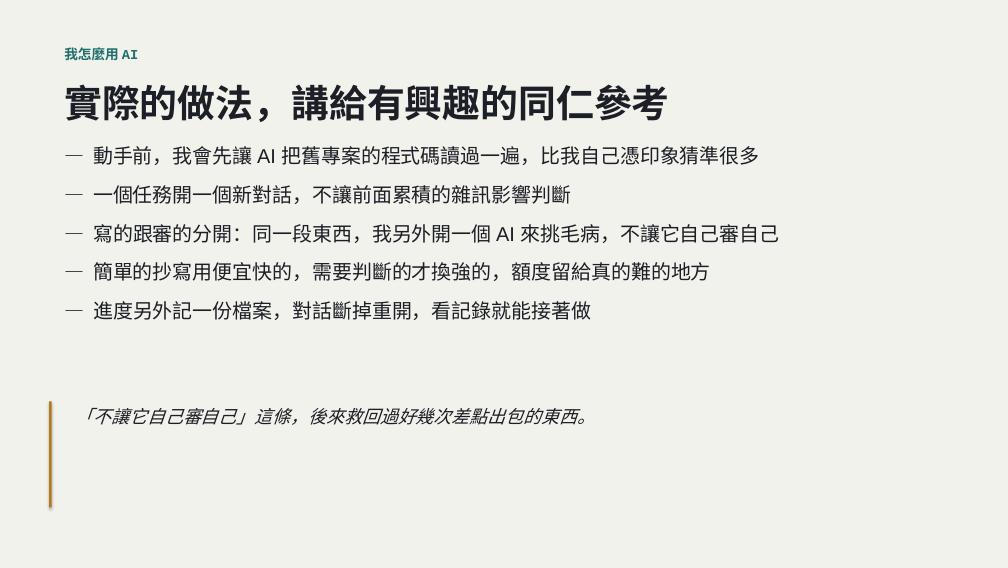
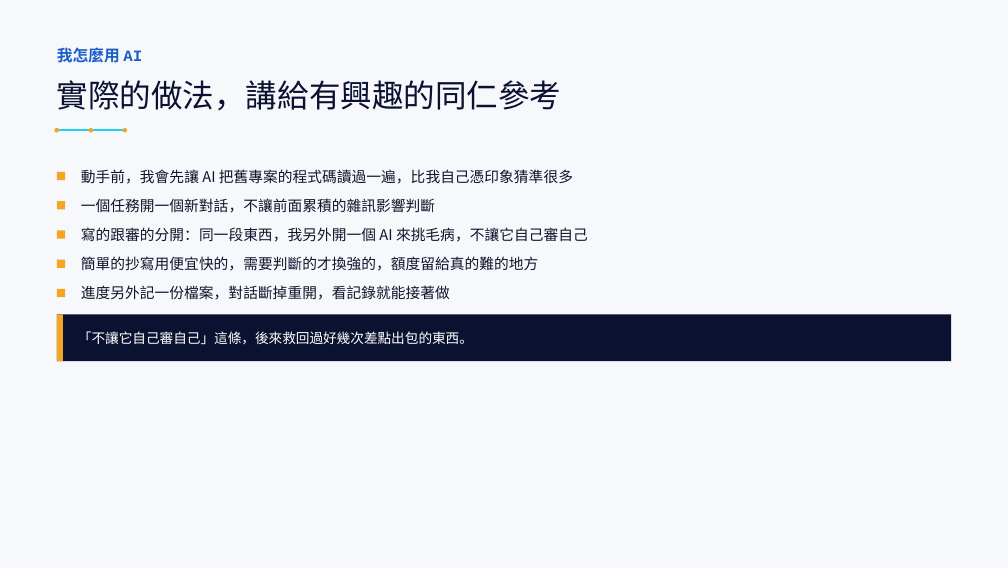
Before and after one commit to LinGaOscar/Spring-MissionBoard, a slide deck: slide 16 of docs/從HTML到SaaS_AI開發技巧回顧.pptx. Drawn at 1008x568 pixels with LibreOffice and Linux fonts; fonts in the diff are those of the drawing. Boxes give left, top, right and bottom in pixels: in the first picture for what was removed or moved away, otherwise in the second. Text is boxed around its words. In the diff, an @@ line names an element or a change of style, - is before the commit and + after.

Commit message:
docs: 簡報全 27 頁視覺重新設計
改用深靛藍／電光青／琥珀黃色系，封面與收尾 Q&A 頁改深色背景。開發歷程頁改時間軸視覺、數字統計頁改 KPI 儀表板風格、開發流程頁改流程圖、SaaS 與重構動機兩頁改左右對照面板。真實對話紀錄兩頁重新核對原始群組圖形裡的逐字內容，避免上次擷取遺漏。畫面截圖統一加外框與角標。內容全部沿用原文，純視覺改版。

```diff
--- a/docs/從HTML到SaaS_AI開發技巧回顧.pptx
+++ b/docs/從HTML到SaaS_AI開發技巧回顧.pptx
@@ background #F2F2EC to #F7F8FC @@
@@ text "我怎麼用 AI" at (57, 47, 142, 63): size 13 to 15 pt, text colour #1F6F6B to #1B5CC9; font Arial to Courier New in "我怎麼用" @@
@@ text "實際的做法，講給有興趣的同仁參考" at (57, 80, 561, 110): size 36 to 30 pt, font Arial to Noto Sans CJK SC, text colour #1C1F26 to #0B1130, bold off @@
@@ ellipse added at (54, 128, 59, 132), fill #F5A524 @@
@@ line added from (57, 130) to (125, 130), #22D3EE 1.5 pt @@
@@ ellipse added at (89, 128, 93, 132), fill #F5A524 @@
@@ text removed at (93, 146, 780, 320) @@
-— 動手前，我會先讓 AI 把舊專案的程式碼讀過一遍，比我自己憑印象猜準很多
-— 一個任務開一個新對話，不讓前面累積的雜訊影響判斷
-— 寫的跟審的分開：同一段東西，我另外開一個 AI 來挑毛病，不讓它自己審自己
-— 簡單的抄寫用便宜快的，需要判斷的才換強的，額度留給真的難的地方
-— 進度另外記一份檔案，對話斷掉重開，看記錄就能接著做
@@ ellipse added at (123, 128, 127, 132), fill #F5A524 @@
@@ rectangle added at (57, 172, 65, 180), fill #F5A524 @@
@@ text added at (81, 169, 573, 184), 14 pt, text #10152B @@
+動手前，我會先讓 AI 把舊專案的程式碼讀過一遍，比我自己憑印象猜準很多
@@ rectangle added at (57, 201, 65, 210), fill #F5A524 @@
@@ text added at (81, 198, 435, 213), 14 pt, text #10152B @@
+一個任務開一個新對話，不讓前面累積的雜訊影響判斷
@@ rectangle added at (57, 230, 65, 238), fill #F5A524 @@
@@ text added at (81, 227, 588, 242), 14 pt, text #10152B @@
+寫的跟審的分開：同一段東西，我另外開一個 AI 來挑毛病，不讓它自己審自己
@@ rectangle added at (57, 260, 65, 268), fill #F5A524 @@
@@ text added at (81, 256, 538, 271), 14 pt, text #10152B @@
+簡單的抄寫用便宜快的，需要判斷的才換強的，額度留給真的難的地方
@@ rectangle added at (57, 288, 65, 297), fill #F5A524 @@
@@ text added at (81, 285, 450, 300), 14 pt, text #10152B @@
+進度另外記一份檔案，對話斷掉重開，看記錄就能接著做
@@ rectangle added at (57, 314, 951, 361), fill #0B1130 @@
@@ rectangle added at (57, 314, 63, 361), fill #F5A524 @@
@@ text "「不讓它自己審自己」這條，後來救回過好幾次差點出包的東西。": place and size @@
-text "「不讓它自己審自己」這條，後來救回過好幾次差點出包的東西。" at (76, 408, 595, 425)
+text "「不讓它自己審自己」這條，後來救回過好幾次差點出包的東西。" at (78, 331, 473, 345)
@@ text "「不讓它自己審自己」這條，後來救回過好幾次差點出包的東西。" at (78, 331, 473, 345): size 17 to 13 pt, font Arial to Noto Sans CJK SC, text colour #1C1F26 to #FFFFFF, italic off; vertical alignment top to middle @@
@@ rectangle removed at (49, 401, 51, 507) @@
```
Also in this commit, not shown: 26 other slides changed.
